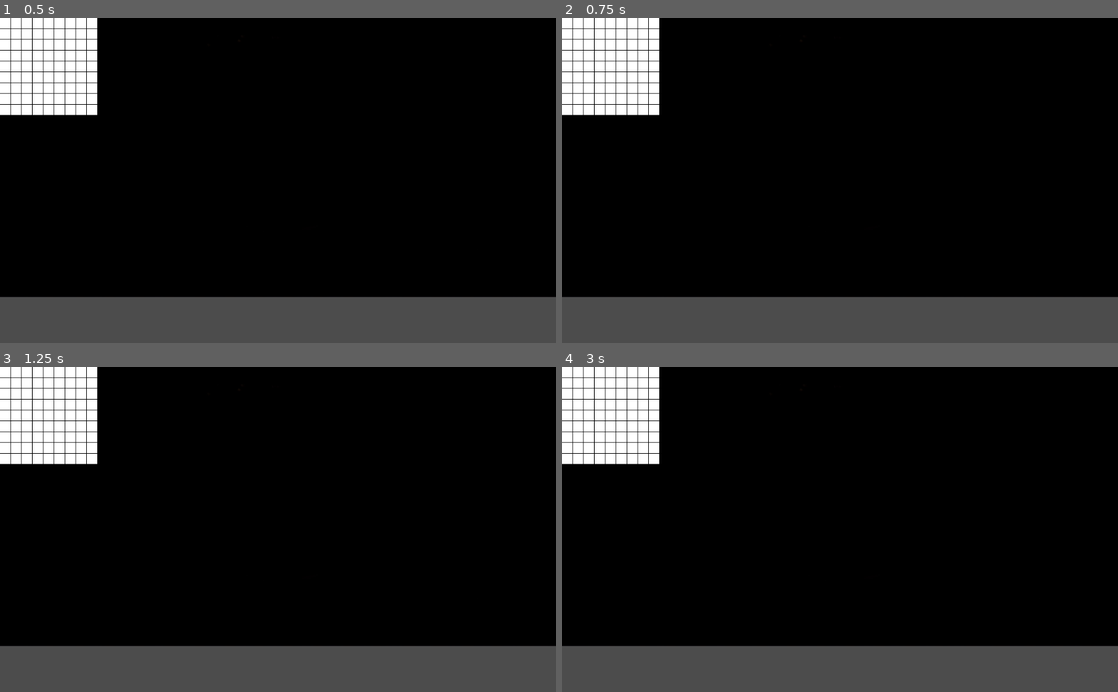
Above: before the commit, frames 1-4 (two rows, left to right).
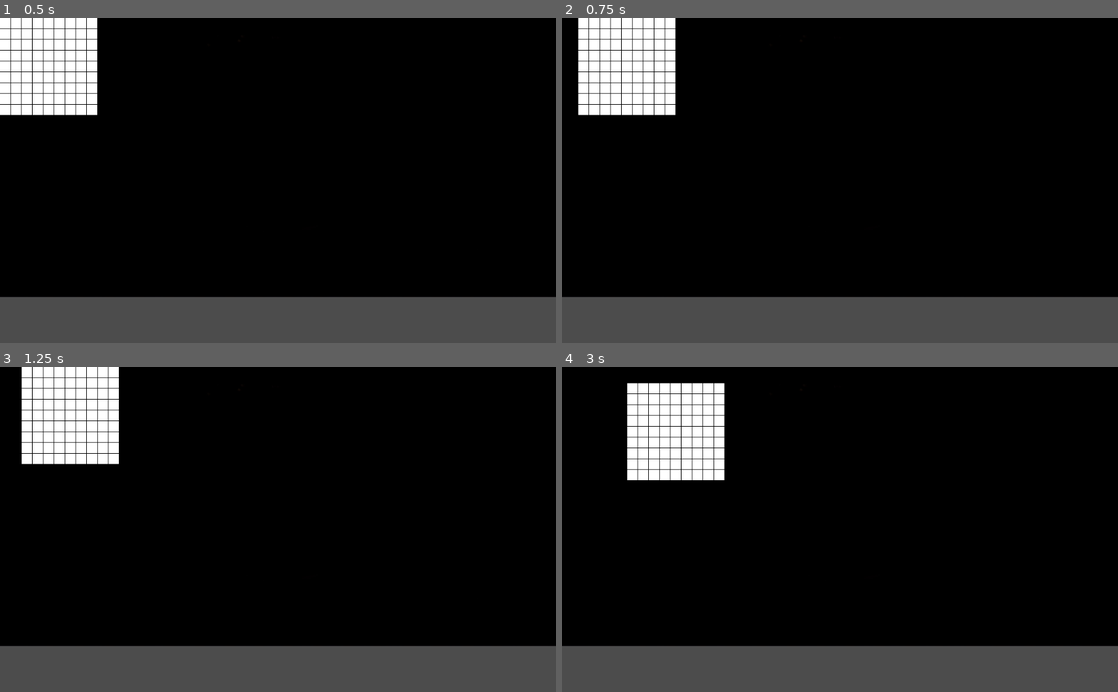
Above: after the commit, the same moments.

Repository: tartempion-sdr/chromino-V2
Game: Godot game, scene res://Node2D.tscn
Two runs of this game, one before a commit and one after it. Both use one fixed random seed, a clock stepped at 60 frames per second and the inputs below.
Inputs (mouse positions are in pixels of both pictures, inside the frame that each line leads up to):
- Up to frame 1 (0.5 s): no input
- Up to frame 2 (0.75 s): tap Enter at 0.5 s; move the mouse to (962, 164) at 0.52 s; hold Right from 0.53 s (still down); click (962, 164) at 0.67 s
- Up to frame 3 (1.25 s): keep holding Right
- Up to frame 4 (3 s): tap Space at 1.25, 2.75 s; move the mouse to (728, 545) at 1.27 s; release Right at 1.28 s; hold Down 1.28-2.03 s; click (728, 545) at 1.42 s; tap Enter at 2 s; move the mouse to (895, 458) at 2.02 s; hold Right 2.03-2.78 s; click (895, 458) at 2.17 s; move the mouse to (812, 594) at 2.77 s; hold Up from 2.78 s (still down); click (812, 594) at 2.92 s

Frame 1 is identical in both runs. In frame 2, 2.5% of the frame differs, in the area x 0-21%, y 0-30%; in frame 3, 2.3%; in frame 4, 7.7%, in the area x 0-30%, y 0-35%.

Commit message:
fleche ok plateau stable

Diff:
--- a/Node2D.gd
+++ b/Node2D.gd
@@ -1,19 +1,23 @@
 extends Node2D
+
 var ecart = 20
 var taille = 1
 var scene = preload("res://Area2D.tscn")
-
-
+var x1 = 0
+var y1 = 0
+var plateau_x
+var plateau_y
+var child_2
 
 var x = 0
 var y = 0
-
 var num = 2
 
 
 func _ready():
 
 	pos_plateau()
+
 
 func pos_plateau():
 
@@ -35,32 +39,17 @@
 	x = 0
 	y = 0
 
-func souris_pos_plateau():
-	var mouse_position = get_viewport().get_mouse_position()
+func souris_pos_plateau(mouse_position):
+
+	var retourx = 0
+	var retoury = 0
+	num = 2
 	var child_2 = get_child(2)
-	var x1
-	var y1
-	var plateau_x
-	var plateau_y
-	plateau_x = mouse_position.x - (mouse_position.x - child_2.position.x )
-	x1 = mouse_position.x - plateau_x
 
-	plateau_y =   mouse_position.y - (mouse_position.y - child_2.position.y )
-	y1 = mouse_position.y - plateau_y
-	#print("child x = " + str(child_2.position.x))
-	#print("x = " + str(x))
-	#print("plateau_x = " + str(plateau_x))
-	#print("y = " + str(y))
-	#print("plateau_y = " + str(plateau_y))
 
 	for n in range(9):
 
-
-
 		for i in range(9):
-
-
-
 
 			# Utiliser un index pour accéder à chaque enfant individuellement
 			var child = get_child(num)
@@ -70,14 +59,18 @@
 				child.scale.x = taille
 				child.scale.y = taille
 				child.position = Vector2(x1, y1)
-				y1 = y1  + (20 * taille)
+				x1 = x1  + (20 * taille)
 				num += 1
+				retourx = retourx + (20*taille)
+		x1 -= retourx
+		retourx = 0
+		y1 = y1  + (20 * taille)
+		retoury = retoury  + (20*taille)
 
-		x1 = x1  + (20 * taille)
-		y1 = mouse_position.y - plateau_y
-	x1 = mouse_position.x - plateau_x
-	num = 2
+	y1 -= retoury
 
+	print(x1)
+	print(child_2.position.x )
 
 func plateau(pos):
 	var instance_plateau = scene.instance()
@@ -87,26 +80,39 @@
 
 
 
-func _process(delta):
-
-	if Input.is_mouse_button_pressed(BUTTON_LEFT):
-		#print("Le clic gauche de la souris est enfoncé")
-		souris_pos_plateau()
 
 func _input(event):
 	var instance_plateau = scene.instance()
+	var mouse_position = get_viewport().get_mouse_position()
 	if event is InputEventMouseButton:
 		if event.button_index == BUTTON_WHEEL_UP:
 			# Action pour le défilement vers le haut
 			print("Défilement vers le haut")
 			taille -= 0.1
-			souris_pos_plateau()
+			souris_pos_plateau(mouse_position)
 
 		elif event.button_index == BUTTON_WHEEL_DOWN:
 			# Action pour le défilement vers le bas
 			print("Défilement vers le bas")
 			taille += 0.1
-			souris_pos_plateau()
+			souris_pos_plateau(mouse_position)
 
-		elif event.button_index ==  BUTTON_LEFT:
-			pass
+	if Input.is_key_pressed(KEY_LEFT):
+
+		x1 -= 10
+		souris_pos_plateau(mouse_position)
+
+	if Input.is_key_pressed(KEY_RIGHT):
+
+		x1 += 10
+		souris_pos_plateau(mouse_position)
+
+	if Input.is_key_pressed(KEY_UP):
+
+		y1 -= 10
+		souris_pos_plateau(mouse_position)
+
+	if Input.is_key_pressed(KEY_DOWN):
+
+		y1 += 10
+		souris_pos_plateau(mouse_position)
